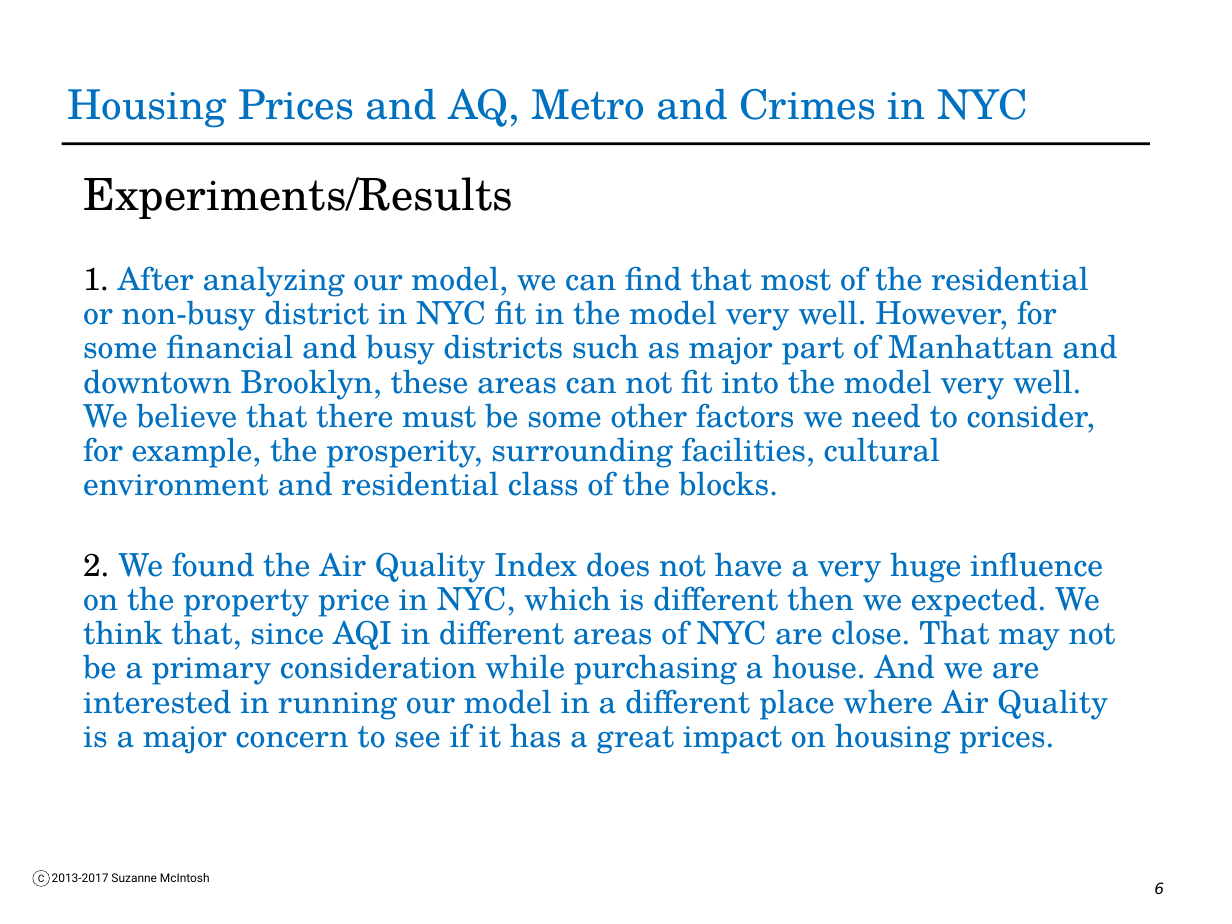
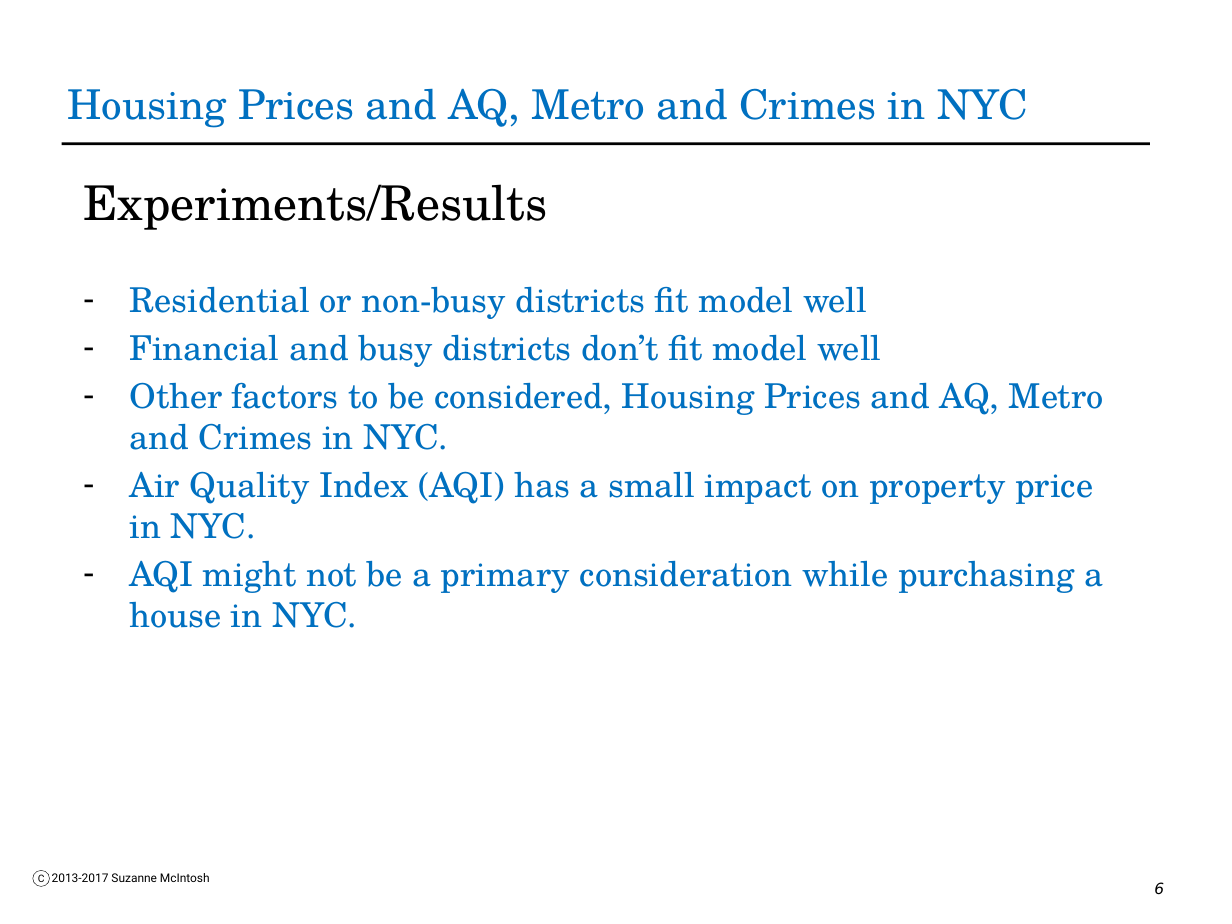
Before and after one commit to darkpursuer/BDAD-2017-Project, a slide deck: slide 6 of Spark_Fall2017_Class12_Slides_YiZhang_TaikunGuo.pptx. Drawn at 1232x924 pixels with LibreOffice and Linux fonts; fonts in the diff are those of the drawing; background and template pictures are left out. Boxes give left, top, right and bottom in pixels: in the first picture for what was removed or moved away, otherwise in the second. Text is boxed around its words. In the diff, an @@ line names an element or a change of style, - is before the commit and + after.

Commit message:
Modify presentation.

```diff
--- a/Spark_Fall2017_Class12_Slides_YiZhang_TaikunGuo.pptx
+++ b/Spark_Fall2017_Class12_Slides_YiZhang_TaikunGuo.pptx
@@ text at bbox=[83, 184, 547, 230]: size 25.9 to 28 pt in "Experiments/Results"; line spacing 0.9 to 1 @@
@@ text at bbox=[129, 286, 1103, 628]: text changed; size 18.5 to 20 pt @@
-1. After analyzing our model, we can find that most of the residential or non-busy district in NYC fit in the model very well. However, for some financial and busy districts such as major part of Manhattan and downtown Brooklyn, these areas can not fit into the model very well. We believe that there must be some other factors we need to consider, for example, the prosperity, surrounding facilities, cultural environment and residential class of the blocks.
-2. We found the Air Quality Index does not have a very huge influence on the property price in NYC, which is different then we expected. We think that, since AQI in different areas of NYC are close. That may not be a primary consideration while purchasing a house. And we are interested in running our model in a different place where Air Quality is a major concern to see if it has a great impact on housing prices.
+– Residential or non-busy districts fit model well
+– Financial and busy districts don’t fit model well
+– Other factors to be considered, Housing Prices and AQ, Metro and Crimes in NYC.
+– Air Quality Index (AQI) has a small impact on property price in NYC.
+– AQI might not be a primary consideration while purchasing a house in NYC.
```
Also in this commit, not shown: 1 other slide changed.
